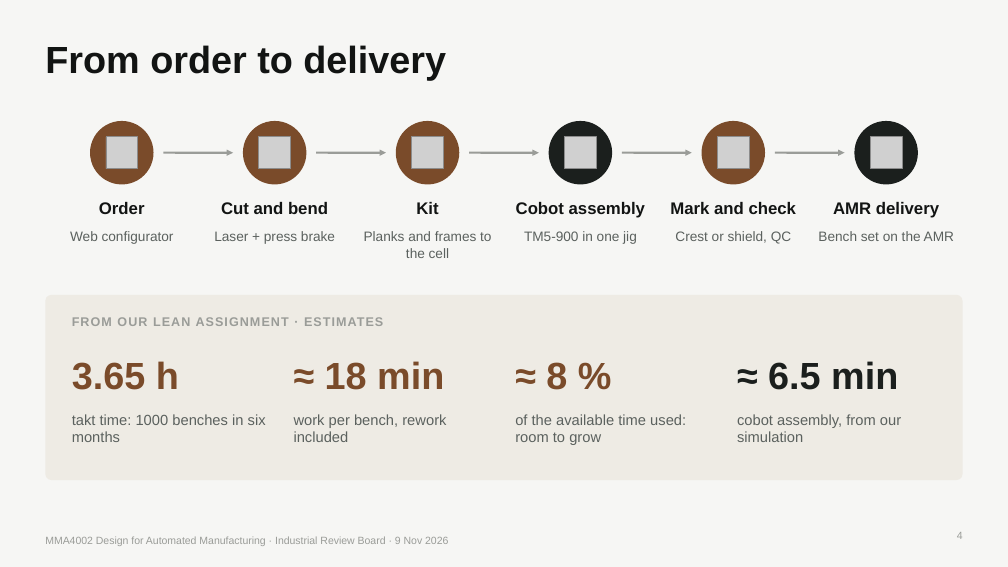
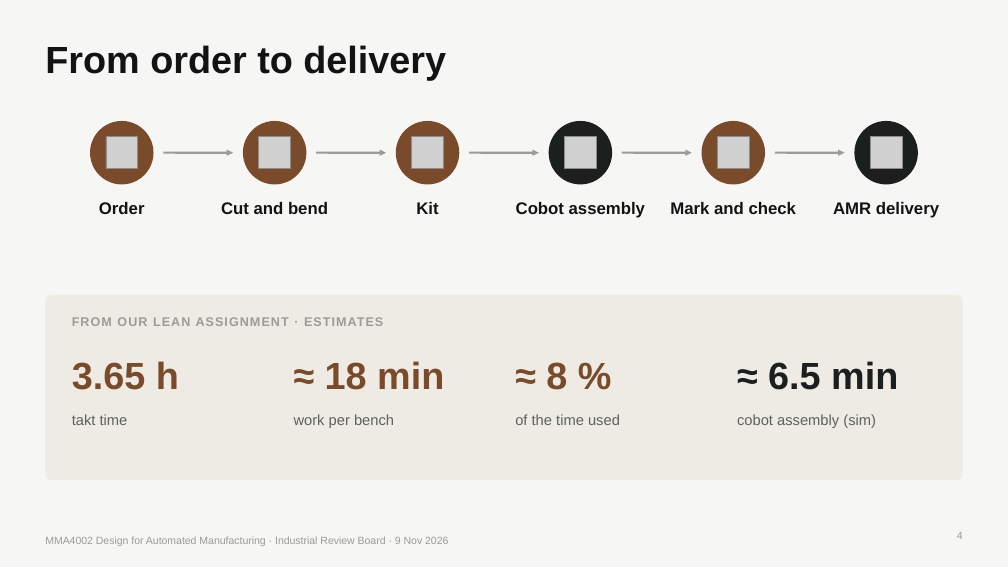
Before and after one commit to bjorgex/mma4002-h26-outdoor-furniture, a slide deck: slide 4 of assignment-5-industrial-review-board-presentation/MMA4002_IRB_Outdoor_Bench_v2.pptx. Drawn at 1008x567 pixels with LibreOffice and Linux fonts; fonts in the diff are those of the drawing; grey boxes stand for pictures. Boxes give left, top, right and bottom in pixels: in the first picture for what was removed or moved away, otherwise in the second. Text is boxed around its words. In the diff, an @@ line names an element or a change of style, - is before the commit and + after.

```diff
--- a/assignment-5-industrial-review-board-presentation/MMA4002_IRB_Outdoor_Bench_v2.pptx
+++ b/assignment-5-industrial-review-board-presentation/MMA4002_IRB_Outdoor_Bench_v2.pptx
@@ text removed at bbox=[70, 231, 174, 244] @@
-Web configurator
@@ text removed at bbox=[214, 231, 335, 244] @@
-Laser + press brake
@@ text removed at bbox=[364, 231, 491, 258] @@
-Planks and frames to the cell
@@ text removed at bbox=[524, 231, 637, 244] @@
-TM5-900 in one jig
@@ text removed at bbox=[675, 231, 791, 244] @@
-Crest or shield, QC
@@ text removed at bbox=[818, 231, 954, 241] @@
-Bench set on the AMR
@@ text at bbox=[72, 414, 128, 425]: text changed @@
-takt time: 1000 benches in six months
+takt time
@@ text at bbox=[294, 414, 394, 428]: text changed @@
-work per bench, rework included
+work per bench
@@ text at bbox=[515, 414, 620, 425]: text changed @@
-of the available time used: room to grow
+of the time used
@@ text at bbox=[737, 414, 876, 428]: text changed @@
-cobot assembly, from our simulation
+cobot assembly (sim)
```
Also in this commit, not shown: 7 other slides changed, 3 other files.
